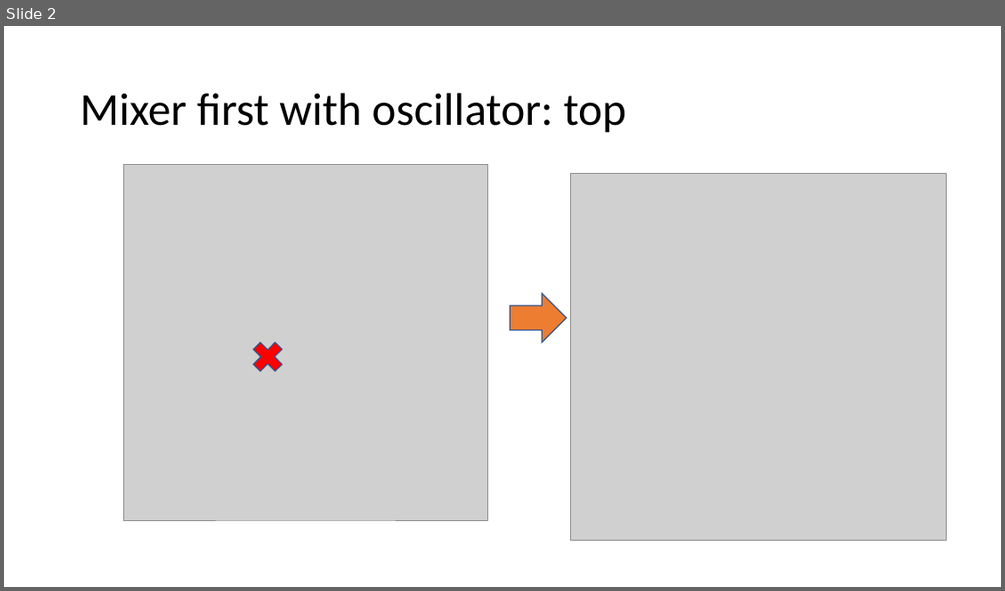
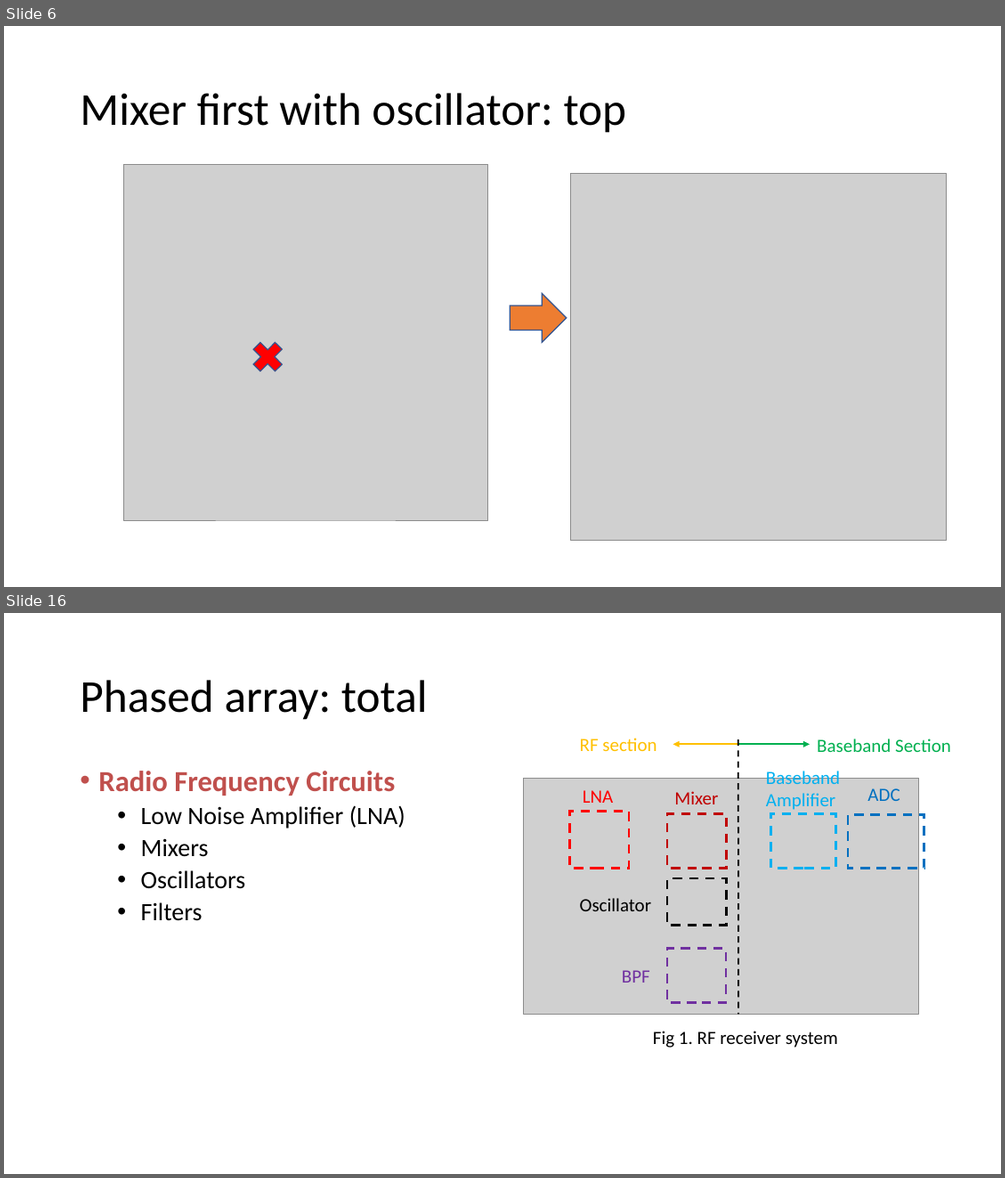
Before and after one commit to kkunal1408/GANA_circuit_data, a slide deck: circuit_data/source_files/individual_test_data_org/summary_results.pptx. Shown one above the other, each under a label of ours: slide 2 before the commit, slides 6 and 16 after it; the slides between them are not shown. The pictures are 1005x591 and 1005x1178 pixels, drawn with LibreOffice and Linux fonts; fonts in the diff are those of the drawing; grey boxes stand for pictures. Boxes give left, top, right and bottom in pixels: in the first picture for what was removed or moved away, otherwise in the second. Text is boxed around its words. In the diff, an @@ line names an element or a change of style, - is before the commit and + after.

```diff
--- a/circuit_data/source_files/individual_test_data_org/summary_results.pptx
+++ b/circuit_data/source_files/individual_test_data_org/summary_results.pptx
@@ slide 16 added at box(4, 613, 1001, 1174), background #FFFFFF @@
@@ title added at box(80, 680, 428, 720), 44 pt, text #000000 @@
+Phased array: total
@@ text added at box(580, 738, 656, 751), 18 pt, text #FFC000 @@
+RF section
@@ arrow added from (738, 744) to (673, 744), #FFC000 1.75 pt @@
@@ arrow added from (738, 744) to (809, 744), #00B050 1.75 pt @@
@@ line added from (738, 739) to (738, 1013), #000000 1.5 pt dashed @@
@@ text added at box(817, 738, 951, 752), 18 pt, text #00B050 @@
+Baseband Section
@@ text added at box(98, 771, 405, 921), 24 pt, text #000000 @@
+• Radio Frequency Circuits
+  • Low Noise Amplifier (LNA)
+  • Mixers
+  • Oscillators
+  • Filters
@@ text added at box(766, 768, 840, 810), 18 pt, text #00B0F0 @@
+Baseband
+Amplifier
@@ picture added at box(523, 779, 919, 1014) @@
@@ text added at box(582, 790, 613, 803), 18 pt, text #FF0000 @@
+LNA
@@ text added at box(674, 791, 718, 804), 18 pt, text #C00000 @@
+Mixer
@@ text added at box(867, 788, 899, 801), 18 pt, text #0070C0 @@
+ADC
@@ rectangle added at box(570, 811, 629, 868), outline #FF0000 2.25 pt dashed @@
@@ rectangle added at box(667, 813, 727, 868), outline #C00000 2.25 pt dashed @@
@@ rectangle added at box(770, 813, 835, 868), outline #00B0F0 2.25 pt dashed @@
@@ rectangle added at box(849, 815, 924, 868), outline #0070C0 2.25 pt dashed @@
@@ rectangle added at box(667, 878, 727, 925), outline #000000 2.25 pt dashed @@
@@ text added at box(580, 898, 651, 911), 18 pt, text #000000 @@
+Oscillator
@@ rectangle added at box(667, 948, 727, 1003), outline #7030A0 2.25 pt dashed @@
@@ text added at box(622, 970, 650, 982), 18 pt, text #7030A0 @@
+BPF
@@ text added at box(653, 1030, 838, 1047), 18 pt, text #000000 @@
+Fig 1. RF receiver system
@@ what was slide 2 is now slide 6 @@
```
Also in this commit, not shown: 7 slides changed, 10 other slides added, 3 other files.
